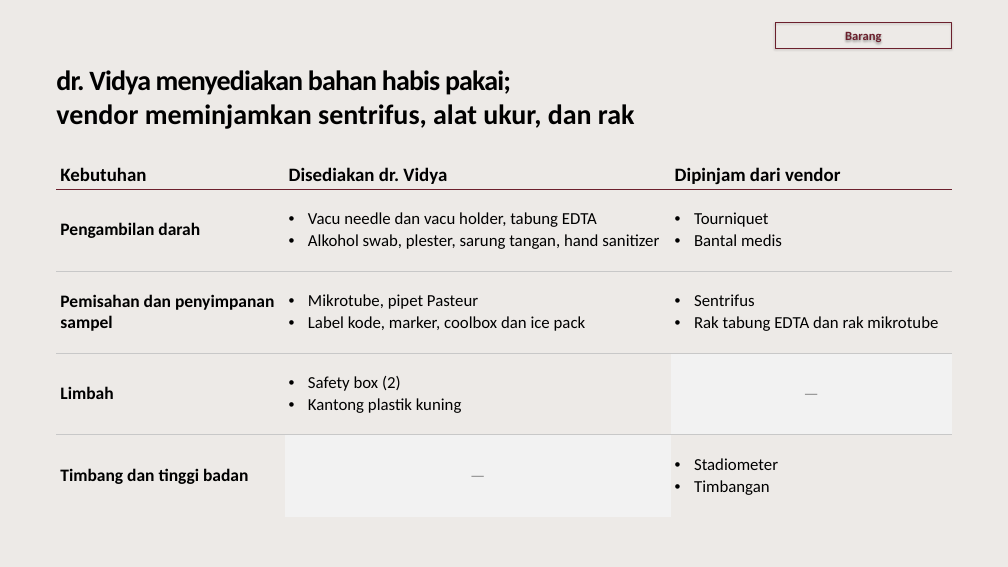
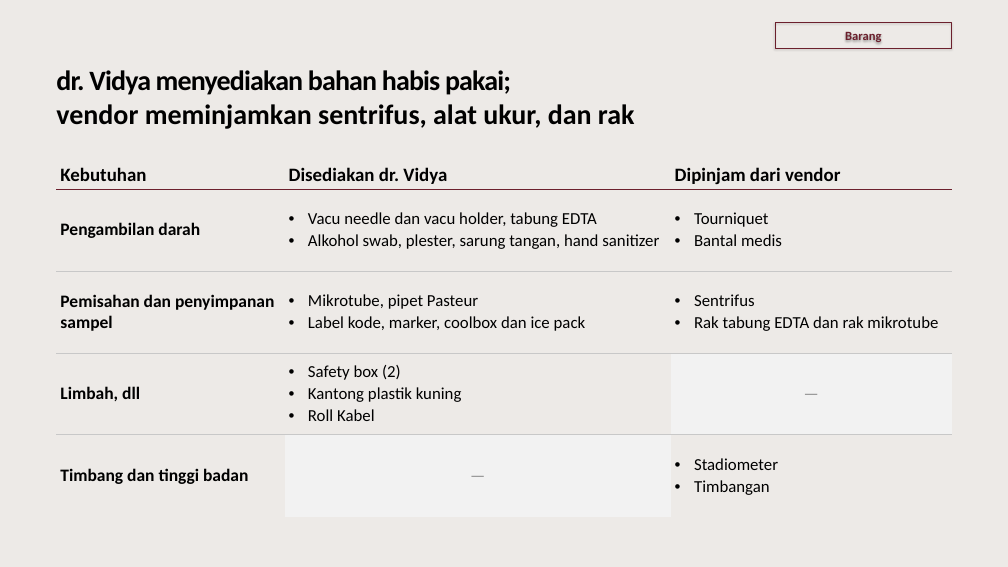
Before and after one commit to myrinne/ClaudeCode-Output, a slide deck: slide 12 of Techmeet Vendor Tesis/Techmeet Vendor - Hari H.pptx (slide 9 before the commit). Drawn at 1008x567 pixels with LibreOffice and Linux fonts; fonts in the diff are those of the drawing. Boxes give left, top, right and bottom in pixels: in the first picture for what was removed or moved away, otherwise in the second. Text is boxed around its words. In the diff, an @@ line names an element or a change of style, - is before the commit and + after.

```diff
--- a/Techmeet Vendor Tesis/Techmeet Vendor - Hari H.pptx
+++ b/Techmeet Vendor Tesis/Techmeet Vendor - Hari H.pptx
@@ table at box(56, 154, 952, 517) @@
-row 4, column 1: Limbah
+row 4, column 1: Limbah, dll
-row 4, column 2: Safety box (2) / Kantong plastik kuning
+row 4, column 2: Safety box (2) / Kantong plastik kuning / Roll Kabel
@@ borders changed @@
```
Also in this commit, not shown: 9 other slides changed, 3 slides added, 1 slide removed.
